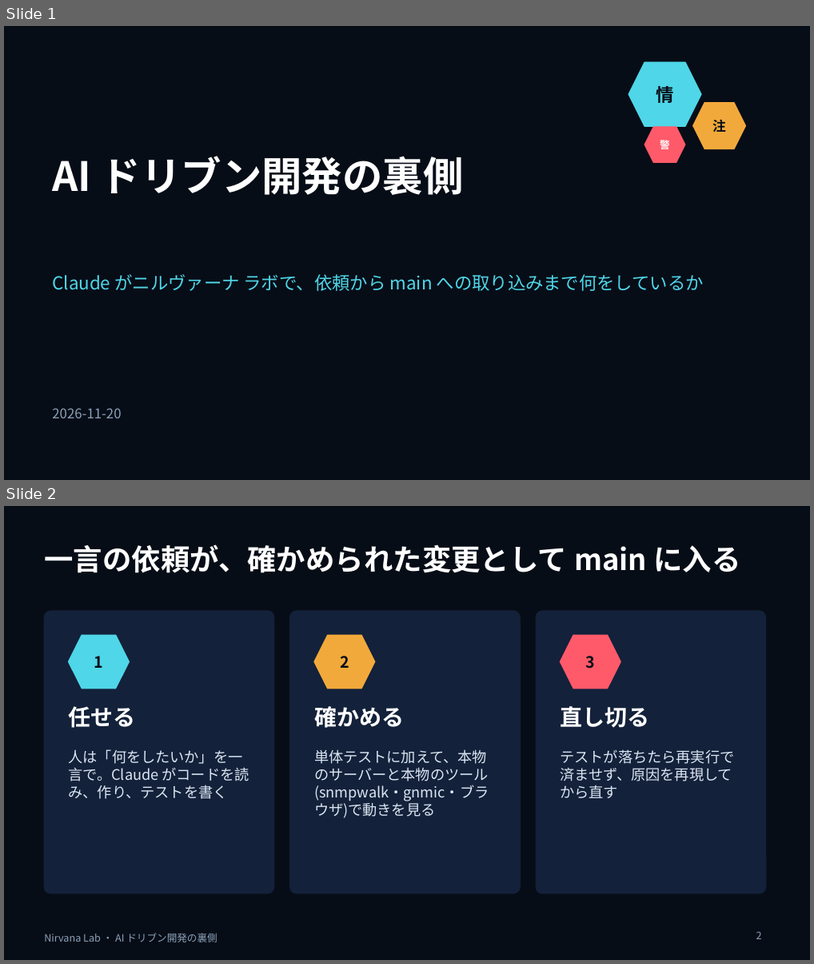
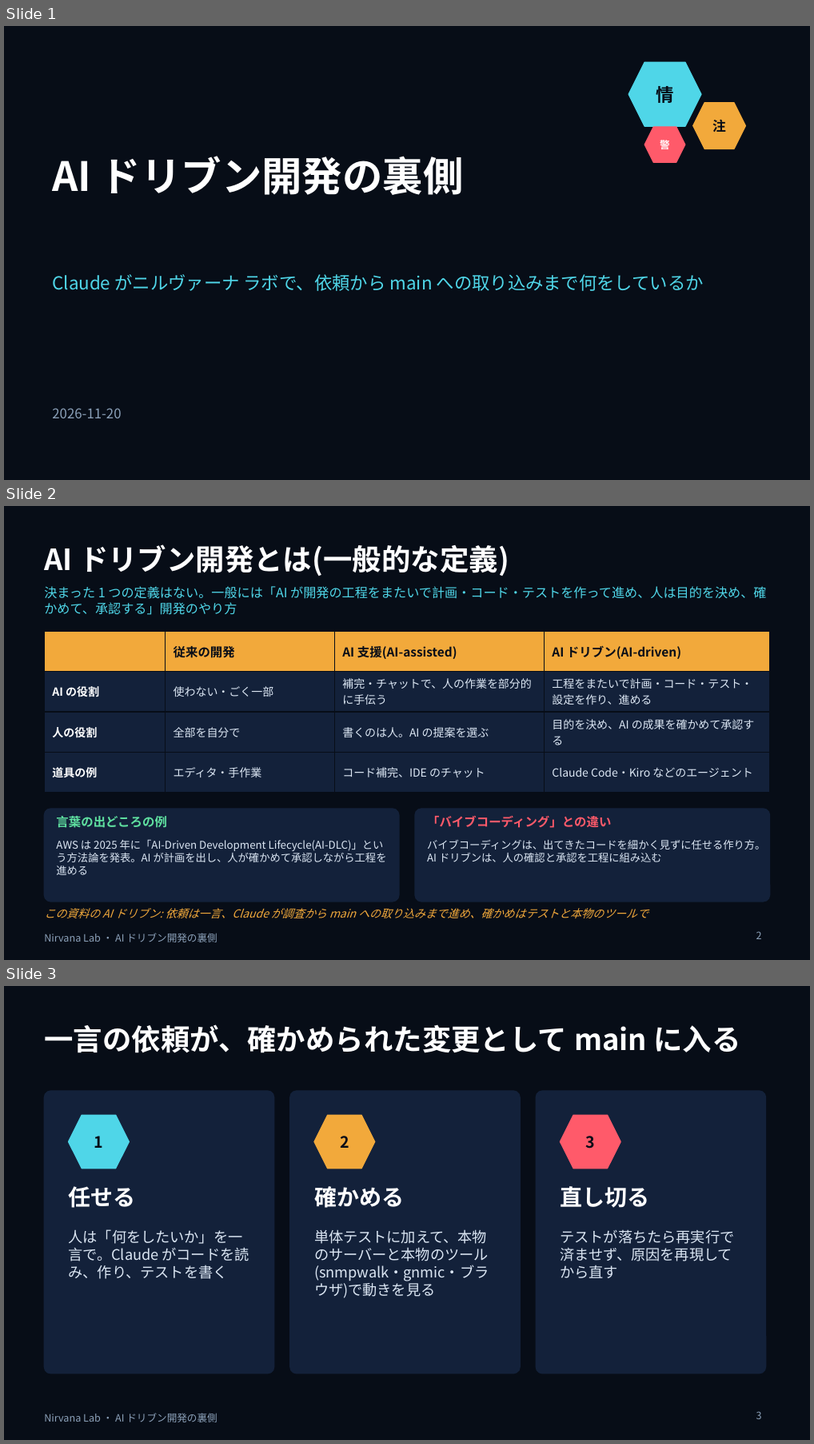
Before and after one commit to w-index-m/nirvana-lab, a slide deck: docs/ai-driven-dev-behind-the-scenes.pptx. Shown one above the other, each under a label of ours: slides 1 and 2 before the commit, slides 1, 2 and 3 after it. The pictures are 814x964 and 814x1444 pixels, drawn with LibreOffice and Linux fonts; fonts in the diff are those of the drawing. Boxes give left, top, right and bottom in pixels: in the first picture for what was removed or moved away, otherwise in the second. Text is boxed around its words. In the diff, an @@ line names an element or a change of style, - is before the commit and + after.

```diff
--- a/docs/ai-driven-dev-behind-the-scenes.pptx
+++ b/docs/ai-driven-dev-behind-the-scenes.pptx
@@ slide 2 added at (4,506,810,960), background #070D17; not listed: 1 template element that a slide beside it also shows @@
@@ title added at (44,544,510,576), 26 pt, text #FFFFFF, bold @@
+AI ドリブン開発とは(一般的な定義)
@@ text added at (44,586,766,615), 11.5 pt, text #4FD6E8 @@
+決まった 1 つの定義はない。一般には「AI が開発の工程をまたいで計画・コード・テストを作って進め、人は目的を決め、確かめて、承認する」開発のやり方
@@ table added at (44,631,770,780), 4 rows, 4 columns @@
+ | 従来の開発 | AI 支援(AI-assisted) | AI ドリブン(AI-driven)
+AI の役割 | 使わない・ごく一部 | 補完・チャットで、人の作業を部分的に手伝う | 工程をまたいで計画・コード・テスト・設定を作り、進める
+人の役割 | 全部を自分で | 書くのは人。AI の提案を選ぶ | 目的を決め、AI の成果を確かめて承認する
+道具の例 | エディタ・手作業 | コード補完、IDE のチャット | Claude Code・Kiro などのエージェント
@@ rounded rectangle added at (44,808,399,901), fill #13213A, outline #13213A 1 pt @@
@@ text added at (56,816,166,828), 11 pt, text #5FE0A0, bold @@
+言葉の出どころの例
@@ rounded rectangle added at (415,808,770,901), fill #13213A, outline #13213A 1 pt @@
@@ text added at (427,815,611,828), 11 pt, text #FF5A6A, bold @@
+「バイブコーディング」との違い
@@ text added at (56,839,387,875), 9.5 pt, text #DBE6F3 @@
+AWS は 2025 年に「AI-Driven Development Lifecycle(AI-DLC)」という方法論を発表。AI が計画を出し、人が確かめて承認しながら工程を進める
@@ text added at (427,840,766,862), 9.5 pt, text #DBE6F3 @@
+バイブコーディングは、出てきたコードを細かく見ずに任せる作り方。AI ドリブンは、人の確認と承認を工程に組み込む
@@ text added at (44,908,649,918), 10 pt, text #F2A93B, italic @@
+この資料の AI ドリブン: 依頼は一言、Claude が調査から main への取り込みまで進め、確かめはテストと本物のツールで
@@ page number added at (757,931,762,939), 9 pt, text #8BA0B8 @@
+2
@@ what was slide 2 is now slide 3 @@
@@ page number at (757,1411,762,1419): text changed @@
-2
+3
```
Also in this commit, not shown: 3 slides changed, 6 other files.
